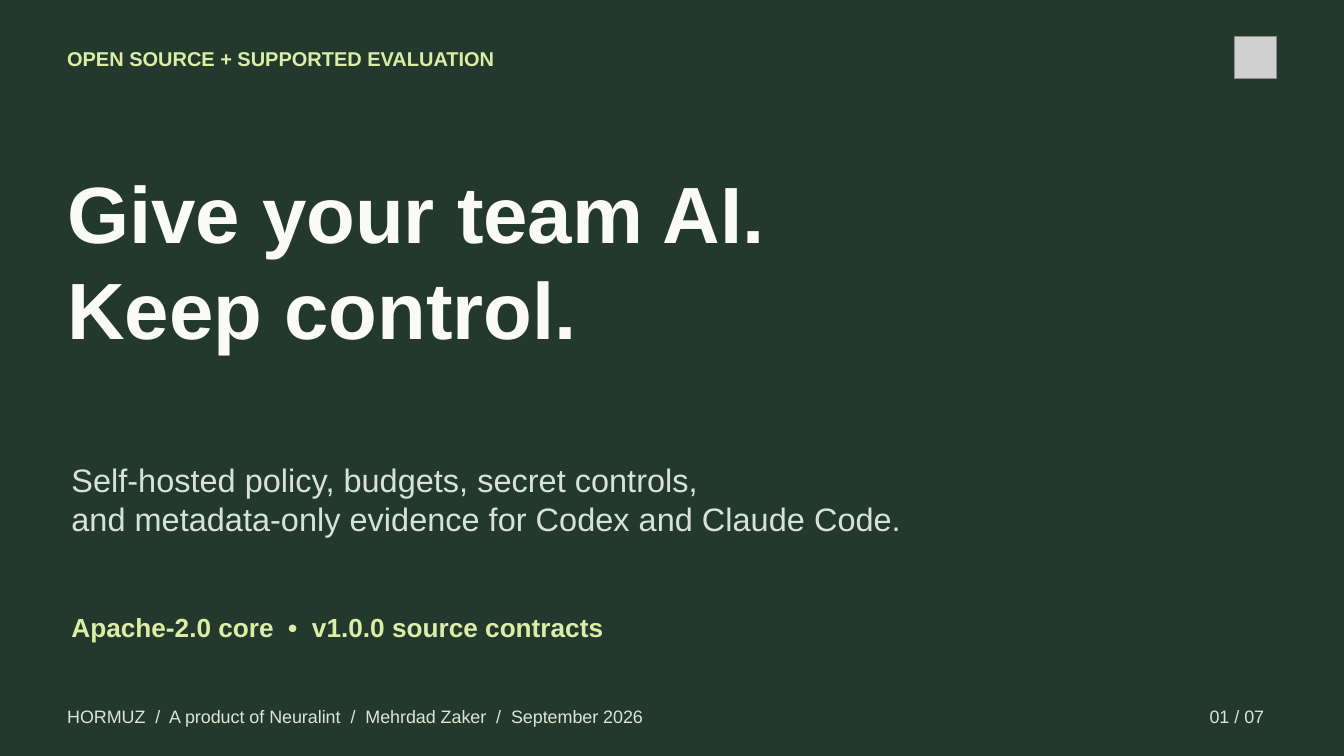
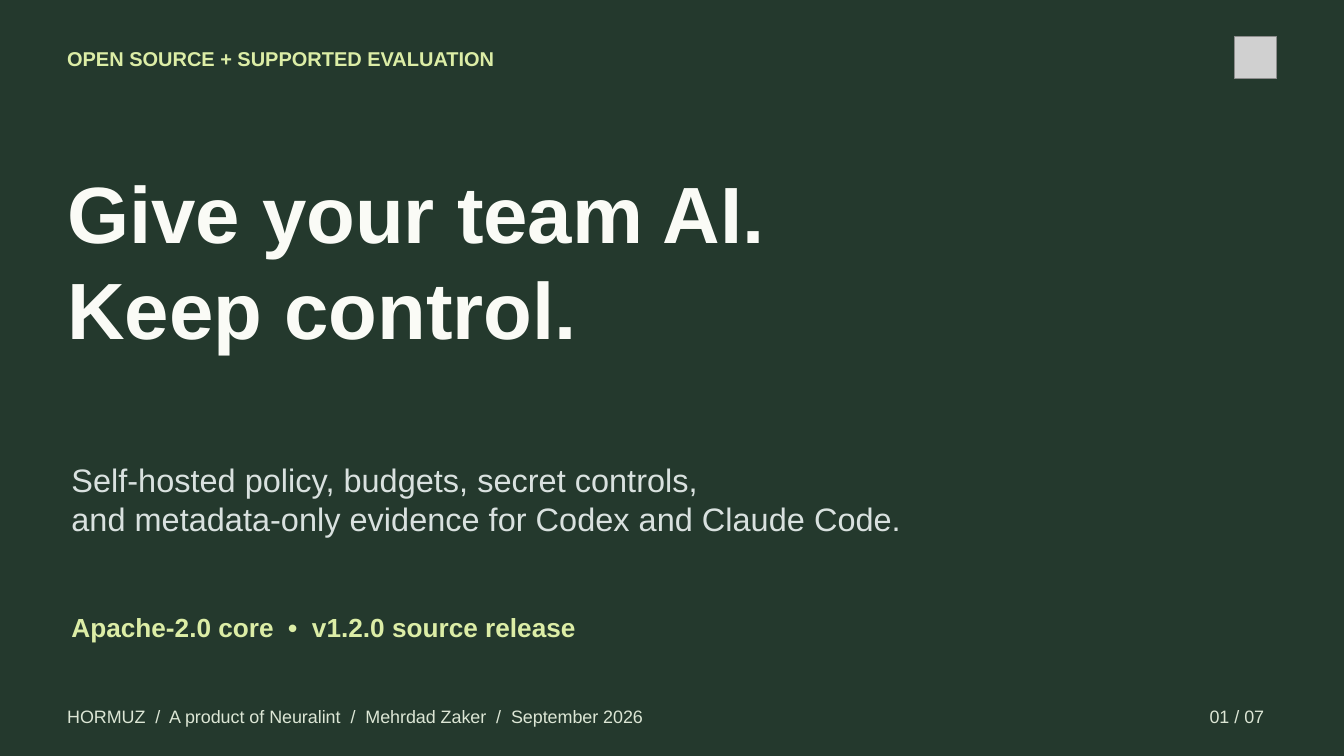
Before and after one commit to Xpounder-com/hormuz, a slide deck: slide 1 of website/public/downloads/hormuz-buyer-briefing.pptx. Drawn at 1344x756 pixels with LibreOffice and Linux fonts; fonts in the diff are those of the drawing; grey boxes stand for pictures. Boxes give left, top, right and bottom in pixels: in the first picture for what was removed or moved away, otherwise in the second. Text is boxed around its words. In the diff, an @@ line names an element or a change of style, - is before the commit and + after.

```diff
--- a/website/public/downloads/hormuz-buyer-briefing.pptx
+++ b/website/public/downloads/hormuz-buyer-briefing.pptx
@@ text at <box>71,618,575,643</box>: text changed @@
-Apache-2.0 core • v1.0.0 source contracts
+Apache-2.0 core • v1.2.0 source release
```
Also in this commit, not shown: 1 other slide changed, 34 other files.
